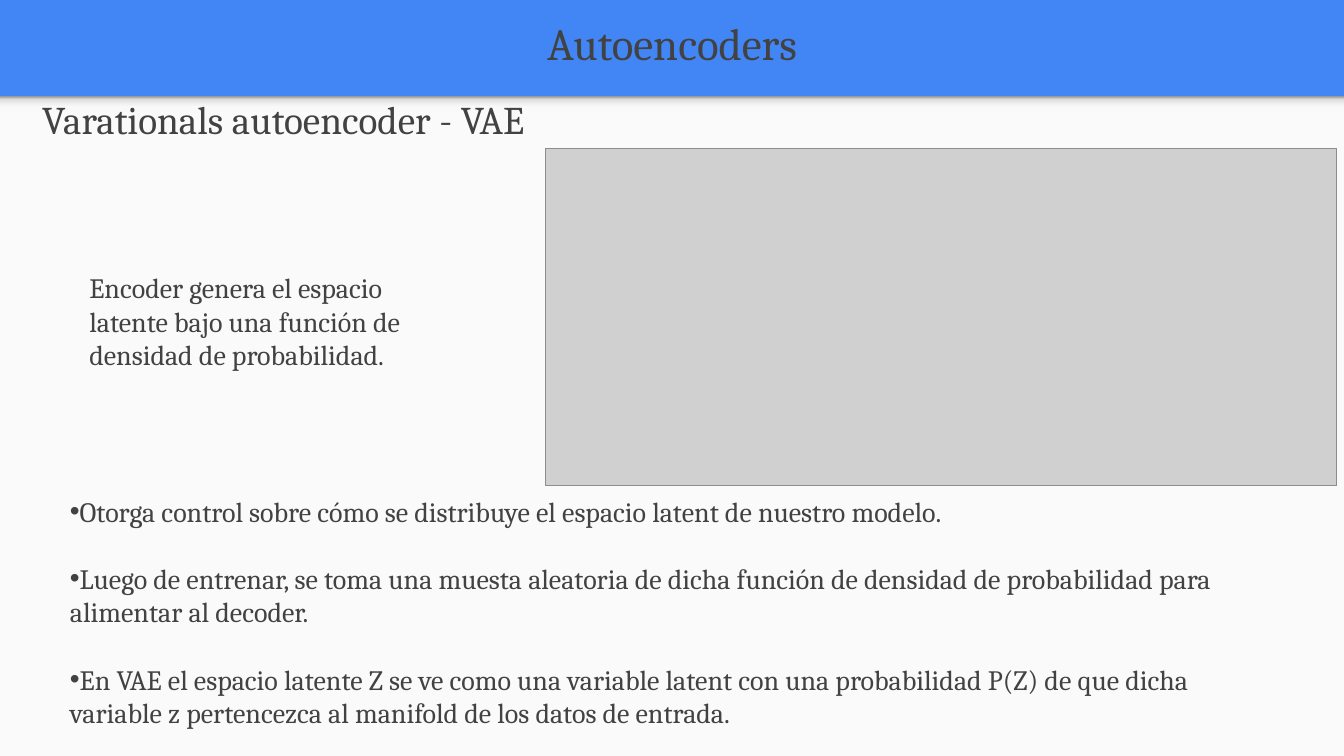
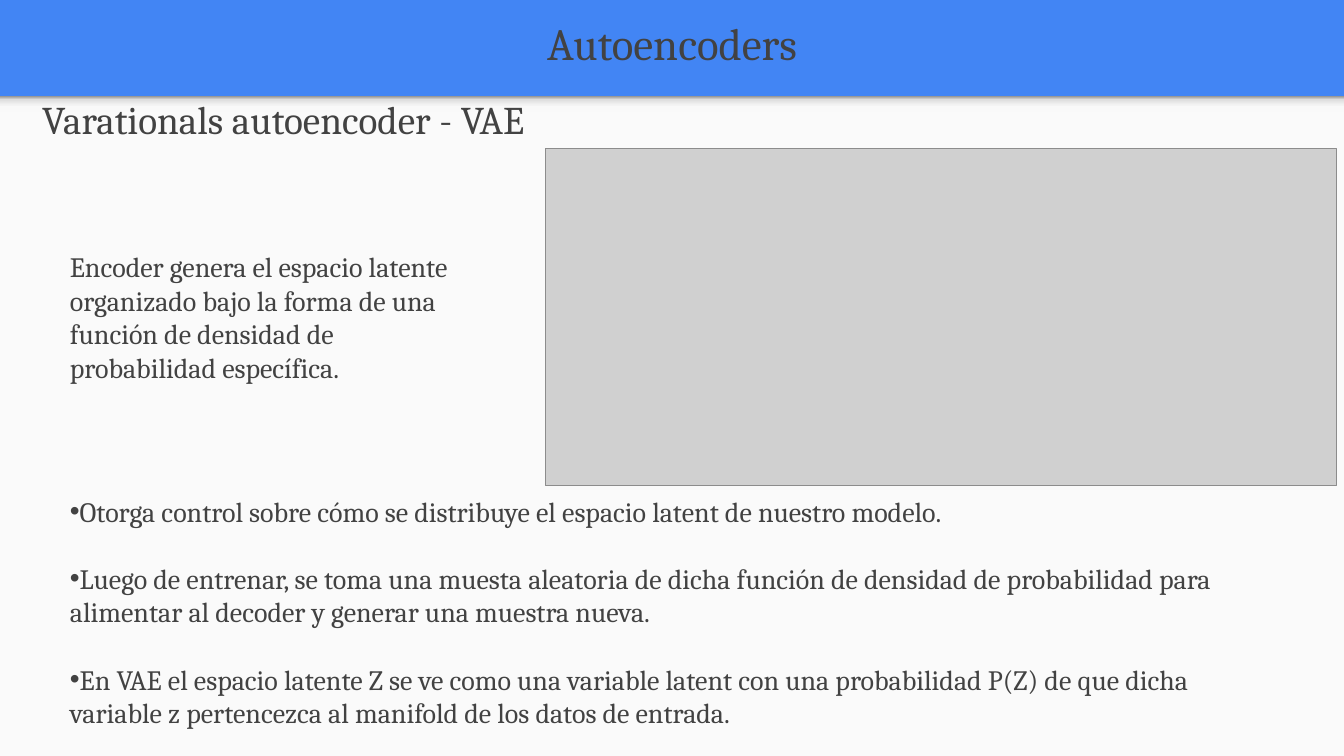
Before and after one commit to FIUBA-Posgrado-Inteligencia-Artificial/aprendizaje_profundo, a slide deck: slide 8 of clase_7/teoria/Clase_7.pptx (slide 13 before the commit). Drawn at 1344x756 pixels with LibreOffice and Linux fonts; fonts in the diff are those of the drawing; grey boxes stand for pictures. Boxes give left, top, right and bottom in pixels: in the first picture for what was removed or moved away, otherwise in the second. Text is boxed around its words. In the diff, an @@ line names an element or a change of style, - is before the commit and + after.

```diff
--- a/clase_7/teoria/Clase_7.pptx
+++ b/clase_7/teoria/Clase_7.pptx
@@ text at [70, 257, 448, 384]: text changed @@
-Encoder genera el espacio latente bajo una función de densidad de probabilidad.
+Encoder genera el espacio latente organizado bajo la forma de una función de densidad de probabilidad específica.
@@ text at [70, 569, 1210, 628]: text changed @@
-• Luego de entrenar, se toma una muesta aleatoria de dicha función de densidad de probabilidad para alimentar al decoder.
+• Luego de entrenar, se toma una muesta aleatoria de dicha función de densidad de probabilidad para alimentar al decoder y generar una muestra nueva.
```
Also in this commit, not shown: 7 other slides changed, 2 slides added, 11 slides removed, 25 other files.
